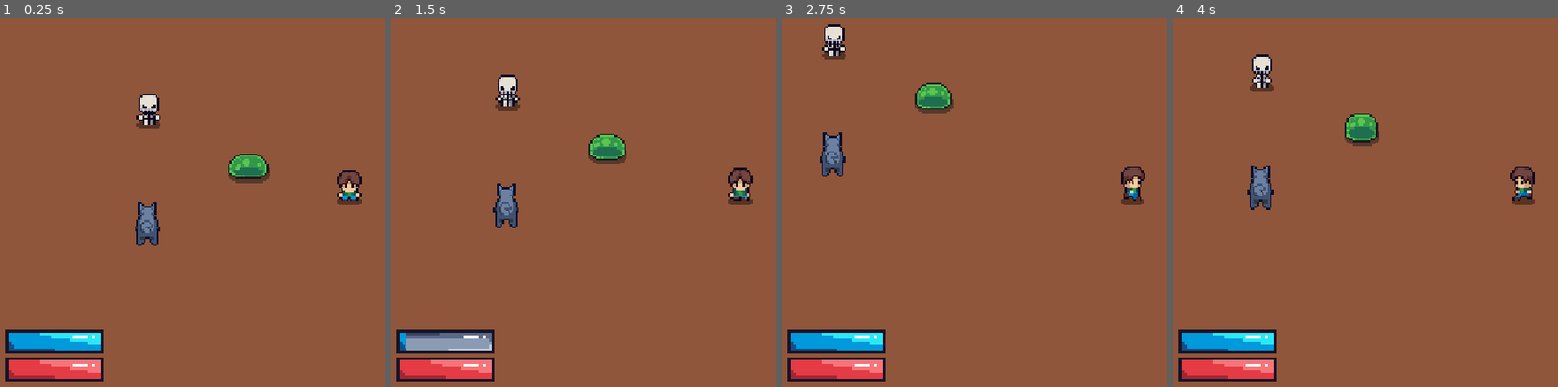
Above: before the commit, frames 1-4 (left to right).
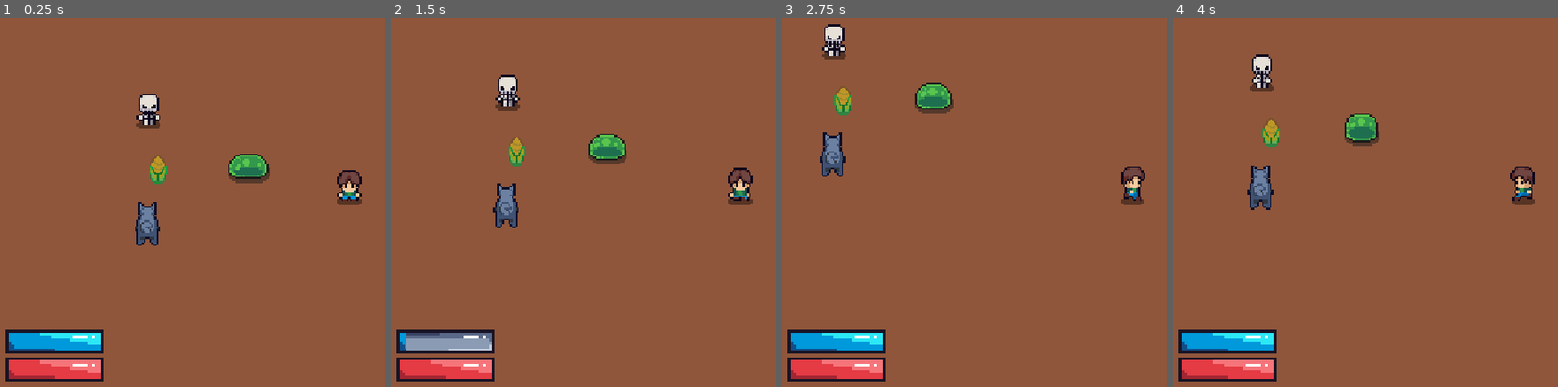
Above: after the commit, the same moments.

Repository: FaizeenHoque/thelastplot
Game: Godot game, scene res://Scenes/Default.tscn
Same seed, same stepped clock (60 frames per second), same inputs: the game is played once before the commit and once after it.
Inputs (mouse positions are in pixels of both pictures, inside the frame that each line leads up to):
- Up to frame 1 (0.25 s): no input
- Up to frame 2 (1.5 s): tap Enter at 0.5 s; move the mouse to (outside the picture) at 0.52 s; hold D (MoveRight) 0.53-1.28 s; tap Space (Slash) at 0.6 s; click (outside the picture) at 0.67 s; move the mouse to (598, 209) at 1.27 s; hold S (MoveDown) from 1.28 s (still down); tap Alt at 1.35 s
- Up to frame 3 (2.75 s): move the mouse to (outside the picture) at 2.02 s; release S (MoveDown) at 2.03 s; hold D (MoveRight) from 2.03 s (still down); tap Shift at 2.1 s
- Up to frame 4 (4 s): move the mouse to (1484, 272) at 2.77 s; release D (MoveRight) at 2.78 s; hold W (MoveUp) 2.78-3.53 s; tap Space (Slash) at 2.85 s; click (1484, 272) at 2.92 s; move the mouse to (outside the picture) at 3.52 s; hold A (MoveLeft) from 3.53 s (still down); tap Alt at 3.6 s

The runs differ from the first frame. In frame 1, 0.3% of the frame differs, in the area x 38-44%, y 37-46%; in frame 2, 0.2%; in frame 3, 0.3%, in the area x 13-19%, y 18-27%; in frame 4, 0.3%.

Commit message:
Added the crop sprite, wrote my first ever GDscript code :D

Diff:
--- a/Scenes/Default.tscn
+++ b/Scenes/Default.tscn
@@ -6,6 +6,7 @@
 [ext_resource type="PackedScene" uid="uid://ckifls00np74n" path="res://Scenes/ground.tscn" id="4_m4rby"]
 [ext_resource type="PackedScene" uid="uid://bofeips6jd0fd" path="res://Scenes/slime.tscn" id="5_36hkq"]
 [ext_resource type="PackedScene" uid="uid://c2ohuamjd1ju6" path="res://Scenes/dog.tscn" id="6_6juqn"]
+[ext_resource type="PackedScene" uid="uid://d04v0qpcpo4dn" path="res://Scenes/crop.tscn" id="7_bcjpy"]
 
 [node name="Node2D" type="Node2D" unique_id=940180391]
 
@@ -31,3 +32,7 @@
 
 [node name="Skeleton2" parent="." unique_id=1242250078 instance=ExtResource("6_6juqn")]
 position = Vector2(250, 365)
+
+[node name="Node2D" parent="." unique_id=1528579859 instance=ExtResource("7_bcjpy")]
+position = Vector2(267, 285)
+scale = Vector2(2, 2)
--- /dev/null
+++ b/Scenes/crop.tscn
@@ -0,0 +1,80 @@
+[gd_scene format=3 uid="uid://d04v0qpcpo4dn"]
+
+[ext_resource type="Texture2D" uid="uid://b1irgam53wkjd" path="res://Assets/Sprites/crop-Sheet.png" id="1_7rxg7"]
+[ext_resource type="Script" uid="uid://dfy5uuoe06km8" path="res://Scripts/chop.gd" id="1_djpt6"]
+
+[sub_resource type="AtlasTexture" id="AtlasTexture_djpt6"]
+atlas = ExtResource("1_7rxg7")
+region = Rect2(0, 0, 32, 32)
+
+[sub_resource type="AtlasTexture" id="AtlasTexture_rqw3c"]
+atlas = ExtResource("1_7rxg7")
+region = Rect2(32, 0, 32, 32)
+
+[sub_resource type="AtlasTexture" id="AtlasTexture_wi28c"]
+atlas = ExtResource("1_7rxg7")
+region = Rect2(64, 0, 32, 32)
+
+[sub_resource type="AtlasTexture" id="AtlasTexture_werqa"]
+atlas = ExtResource("1_7rxg7")
+region = Rect2(96, 0, 32, 32)
+
+[sub_resource type="AtlasTexture" id="AtlasTexture_jc262"]
+atlas = ExtResource("1_7rxg7")
+region = Rect2(128, 0, 32, 32)
+
+[sub_resource type="AtlasTexture" id="AtlasTexture_gpum5"]
+atlas = ExtResource("1_7rxg7")
+region = Rect2(160, 0, 32, 32)
+
+[sub_resource type="SpriteFrames" id="SpriteFrames_8vrlf"]
+animations = [{
+"frames": [{
+"duration": 1.0,
+"texture": SubResource("AtlasTexture_djpt6")
+}, {
+"duration": 1.0,
+"texture": SubResource("AtlasTexture_rqw3c")
+}, {
+"duration": 1.0,
+"texture": SubResource("AtlasTexture_wi28c")
+}, {
+"duration": 1.0,
+"texture": SubResource("AtlasTexture_werqa")
+}, {
+"duration": 1.0,
+"texture": SubResource("AtlasTexture_jc262")
+}, {
+"duration": 1.0,
+"texture": SubResource("AtlasTexture_gpum5")
+}],
+"loop": 1,
+"name": &"default",
+"speed": 16.0
+}]
+
+[sub_resource type="RectangleShape2D" id="RectangleShape2D_1vivr"]
+size = Vector2(10, 15)
+
+[sub_resource type="Animation" id="Animation_7rxg7"]
+resource_name = "chop"
+
+[sub_resource type="AnimationLibrary" id="AnimationLibrary_djpt6"]
+_data = {
+&"chop": SubResource("Animation_7rxg7")
+}
+
+[node name="Node2D" type="Node2D" unique_id=1528579859]
+
+[node name="Area2D" type="Area2D" parent="." unique_id=1584252157]
+script = ExtResource("1_djpt6")
+
+[node name="AnimatedSprite2D" type="AnimatedSprite2D" parent="Area2D" unique_id=2083763822]
+sprite_frames = SubResource("SpriteFrames_8vrlf")
+
+[node name="CollisionShape2D" type="CollisionShape2D" parent="Area2D" unique_id=385384616]
+position = Vector2(0, -0.5)
+shape = SubResource("RectangleShape2D_1vivr")
+
+[node name="AnimationPlayer" type="AnimationPlayer" parent="Area2D" unique_id=1877403139]
+libraries/ = SubResource("AnimationLibrary_djpt6")
--- /dev/null
+++ b/Scripts/chop.gd
@@ -0,0 +1,21 @@
+extends Node
+@onready var sprite: AnimatedSprite2D = $AnimatedSprite2D
+@onready var collision: CollisionShape2D = $CollisionShape2D
+
+# Called when the node enters the scene tree for the first time.
+func _ready() -> void:
+	sprite.frame = 0
+	sprite.stop()
+
+func chop() -> void:
+	collision.set_deferred("disabled", true)
+	sprite.play("chop")
+
+	var tween = create_tween()
+	tween.tween_property(sprite, "modulate:a", 0.0, 0.5)
+
+	tween.finished.connect(queue_free)
+
+# Called every frame. 'delta' is the elapsed time since the previous frame.
+#func _process(delta: float) -> void:
+	#pass
Not shown, added: Scripts/chop.gd.uid
